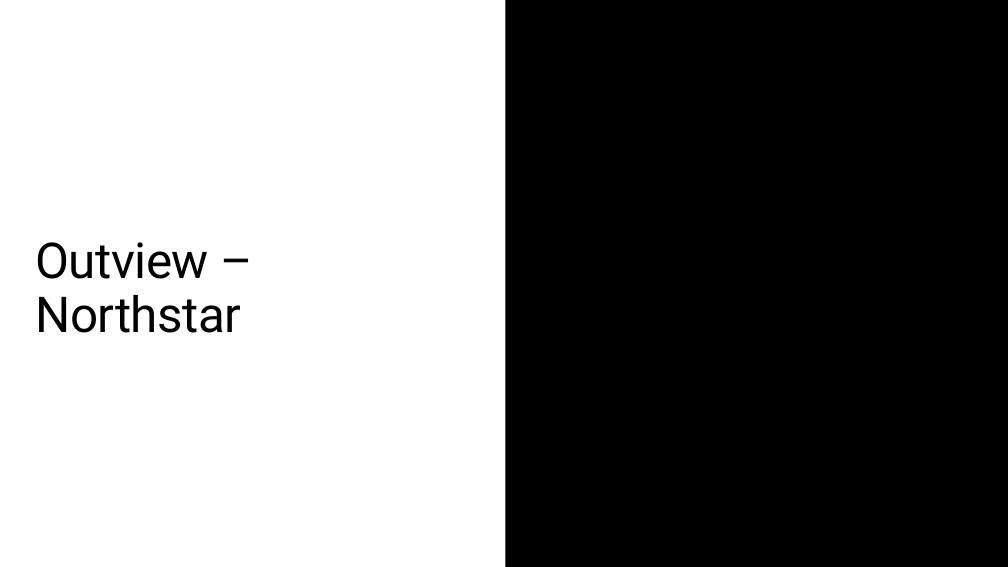
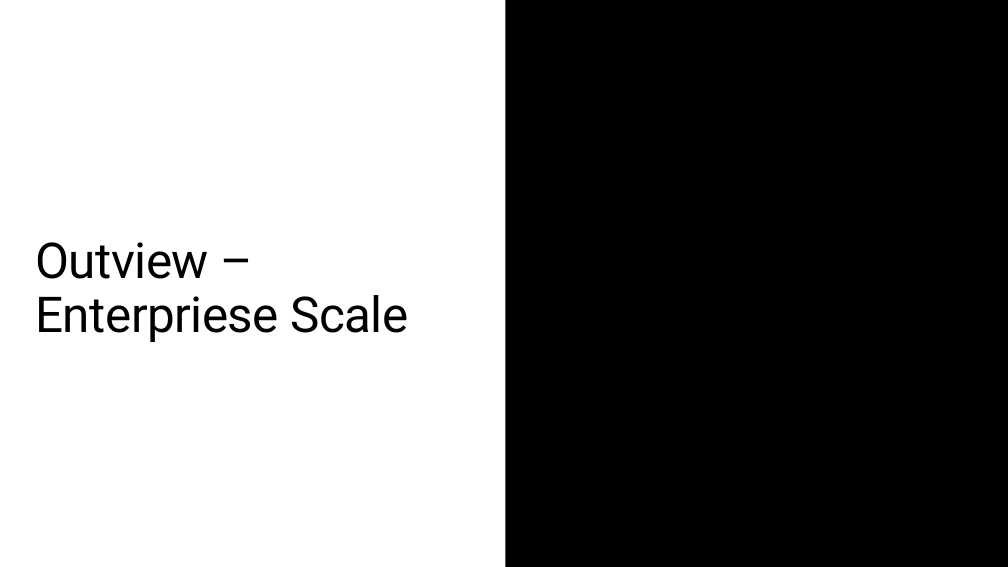
Before and after one commit to caf-expert/CAF-Hackathon-Migration, a slide deck: slide 26 of sources/WalkingDeck-CAF-Migrate.pptx (slide 25 before the commit). Drawn at 1008x567 pixels with LibreOffice and Linux fonts; fonts in the diff are those of the drawing; background and template pictures are left out. Boxes give left, top, right and bottom in pixels: in the first picture for what was removed or moved away, otherwise in the second. Text is boxed around its words. In the diff, an @@ line names an element or a change of style, - is before the commit and + after.

```diff
--- a/sources/WalkingDeck-CAF-Migrate.pptx
+++ b/sources/WalkingDeck-CAF-Migrate.pptx
@@ title at <box>35,242,408,342</box>: text changed @@
-Outview –
-Northstar
+Outview –
+Enterpriese Scale
```
Also in this commit, not shown: 3 other slides changed, 2 slides added, 1 slide removed.
